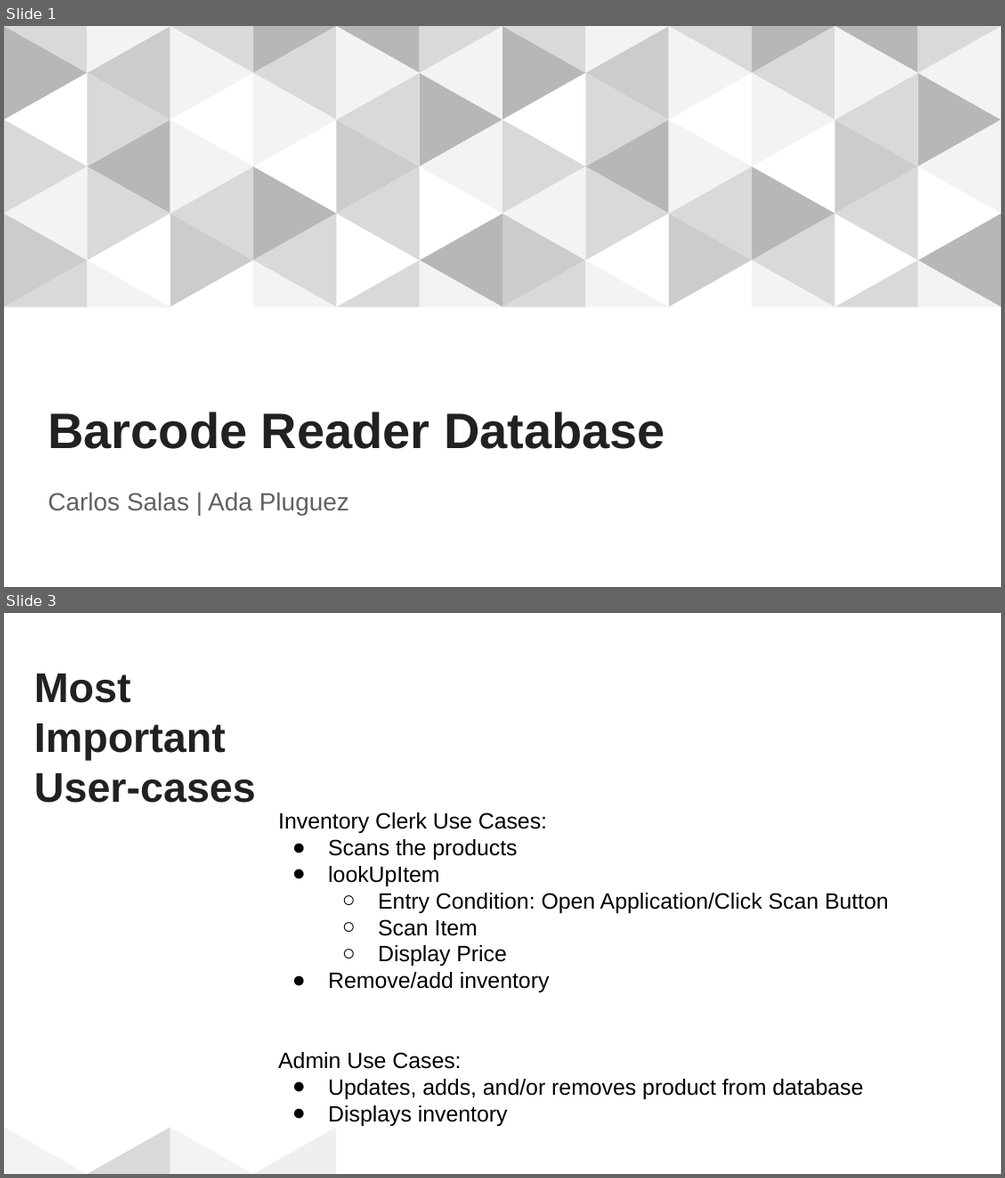
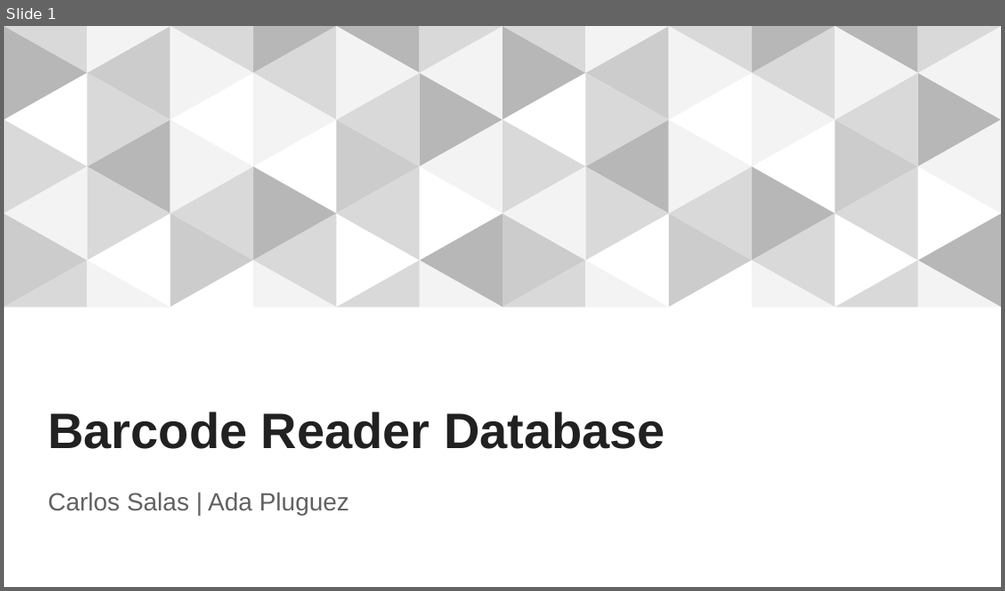
Before and after one commit to adaPlu/Barcode-Reader-CSE111, a slide deck: Barcode Reader Database.pptx. Shown one above the other, each under a label of ours: slides 1 and 3 before the commit, slide 1 after it; the slides between them are not shown. The pictures are 1005x1178 and 1005x591 pixels, drawn with LibreOffice and Linux fonts; fonts in the diff are those of the drawing. Boxes give left, top, right and bottom in pixels: in the first picture for what was removed or moved away, otherwise in the second. Text is boxed around its words. In the diff, an @@ line names an element or a change of style, - is before the commit and + after.

```diff
--- a/Barcode Reader Database.pptx
+++ b/Barcode Reader Database.pptx
@@ slide 3 removed at (4,613,1001,1174), background #FFFFFF @@
@@ rectangle removed at (336,613,1001,1173) @@
@@ title removed at (34,674,256,803) @@
-Most Important User-cases
@@ text removed at (278,812,889,1126) @@
-Inventory Clerk Use Cases:
-● Scans the products
-● lookUpItem
-  ○ Entry Condition: Open Application/Click Scan Button
-  ○ Scan Item
-  ○ Display Price
-● Remove/add inventory
-Admin Use Cases:
-● Updates, adds, and/or removes product from database
-● Displays inventory
@@ group removed at (4,1127,336,1173): 4 right triangles @@
```
Also in this commit, not shown: 1 slide changed, 2 slides added, 1 other file.
